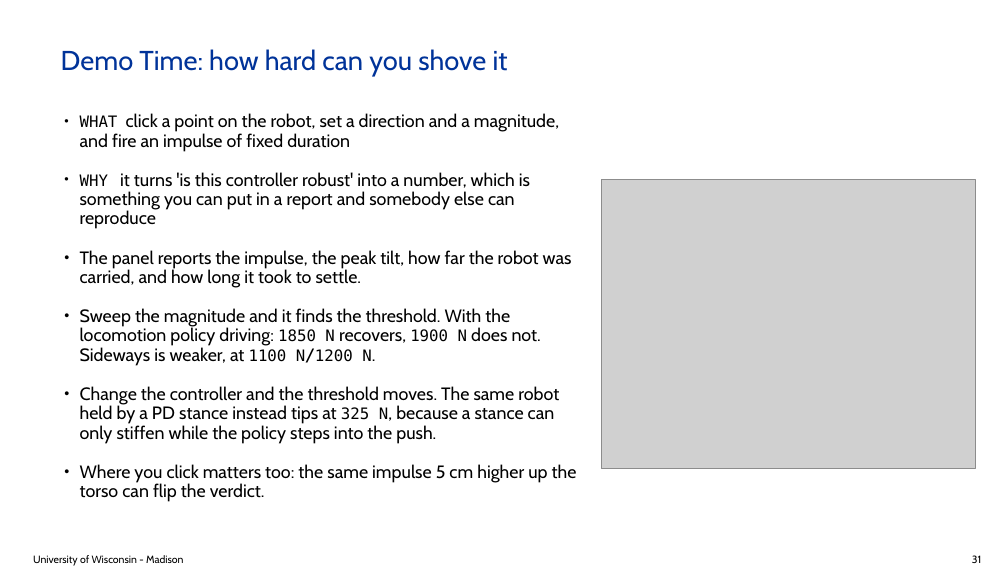
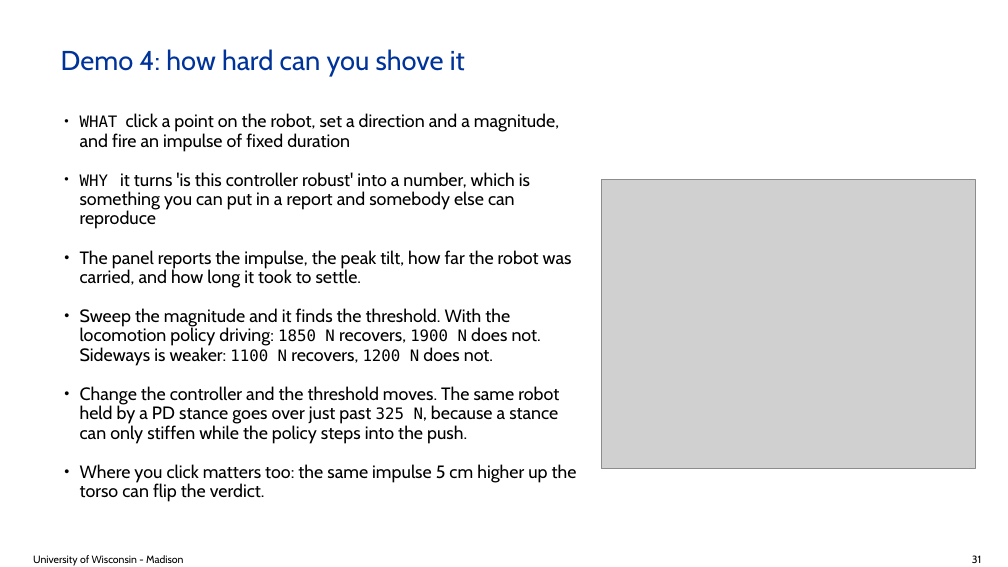
Before and after one commit to ksha23/chrono-hil-tutorial, a slide deck: slide 31 of tutorial_HIL_driver.pptx. Drawn at 1008x567 pixels with LibreOffice and Linux fonts; fonts in the diff are those of the drawing; grey boxes stand for pictures; background and template pictures are left out. Boxes give left, top, right and bottom in pixels: in the first picture for what was removed or moved away, otherwise in the second. Text is boxed around its words. In the diff, an @@ line names an element or a change of style, - is before the commit and + after.

```diff
--- a/tutorial_HIL_driver.pptx
+++ b/tutorial_HIL_driver.pptx
@@ title at bbox=[61, 49, 465, 76]: text changed @@
-Demo Time: how hard can you shove it
+Demo 4: how hard can you shove it
@@ text at bbox=[80, 308, 559, 444]: text changed @@
-• Sweep the magnitude and it finds the threshold. With the locomotion policy driving: 1850 N recovers, 1900 N does not. Sideways is weaker, at 1100 N/1200 N.
-• Change the controller and the threshold moves. The same robot held by a PD stance instead tips at 325 N, because a stance can only stiffen while the policy steps into the push.
+• Sweep the magnitude and it finds the threshold. With the locomotion policy driving: 1850 N recovers, 1900 N does not. Sideways is weaker: 1100 N recovers, 1200 N does not.
+• Change the controller and the threshold moves. The same robot held by a PD stance goes over just past 325 N, because a stance can only stiffen while the policy steps into the push.
```
Also in this commit, not shown: 23 other slides changed, 5 other files.
